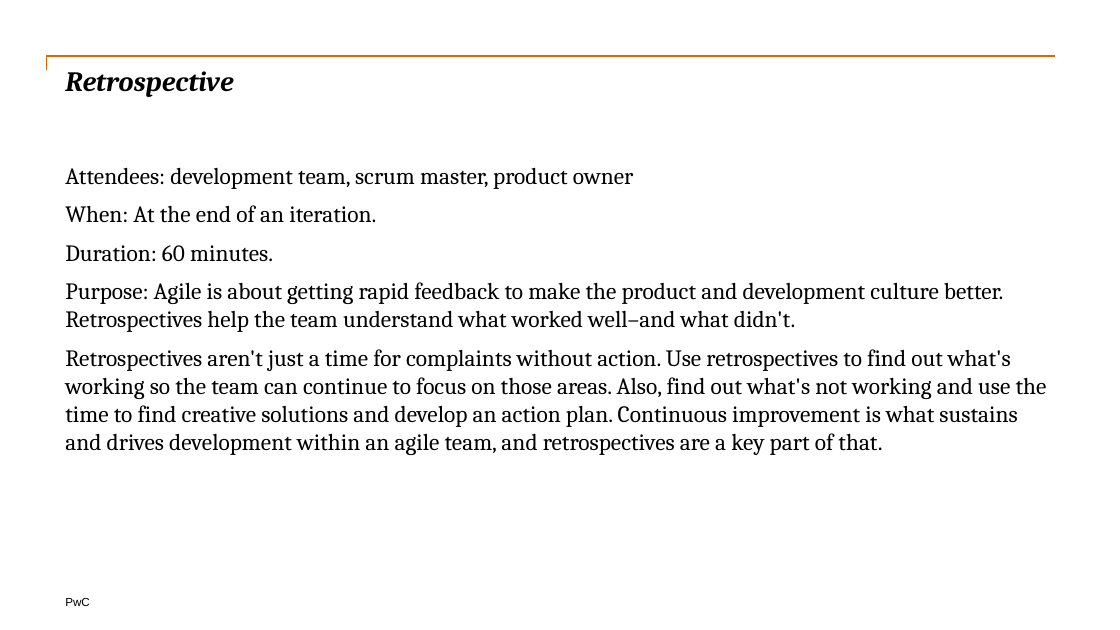
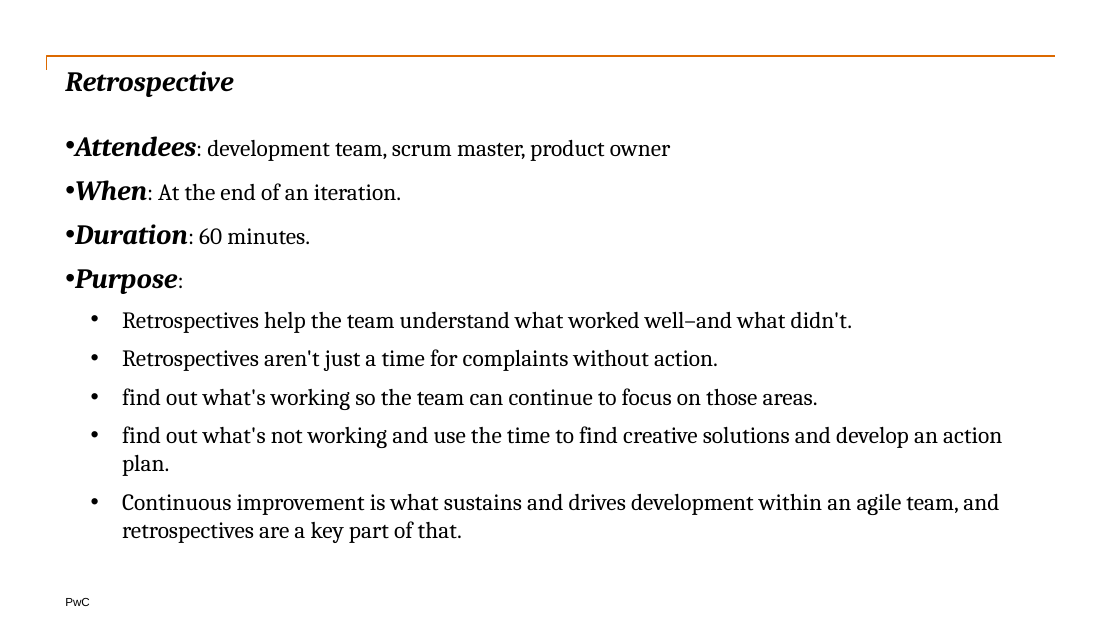
Before and after one commit to nadee158/reference_docs, a slide deck: slide 23 of doc/scrum_introduction.pptx (slide 15 before the commit). Drawn at 1120x630 pixels with LibreOffice and Linux fonts; fonts in the diff are those of the drawing. Boxes give left, top, right and bottom in pixels: in the first picture for what was removed or moved away, otherwise in the second. Text is boxed around its words. In the diff, an @@ line names an element or a change of style, - is before the commit and + after.

```diff
--- a/doc/scrum_introduction.pptx
+++ b/doc/scrum_introduction.pptx
@@ text "Attendees: development team, scrum master, ...": place and size @@
-text "Attendees: development team, scrum master, ..." at box(65, 167, 1047, 455)
+text "Attendees: development team, scrum master, ..." at box(75, 136, 1002, 543)
@@ text at box(75, 136, 671, 245): size 20 to 24 pt, bold on, italic on in "Attendees:", "When:", "Duration:"; bullet none to • @@
@@ text at box(75, 269, 1002, 543): text changed @@
-Purpose: Agile is about getting rapid feedback to make the product and development culture better. Retrospectives help the team understand what worked well–and what didn't.
-Retrospectives aren't just a time for complaints without action. Use retrospectives to find out what's working so the team can continue to focus on those areas. Also, find out what's not working and use the time to find creative solutions and develop an action plan. Continuous improvement is what sustains and drives development within an agile team, and retrospectives are a key part of that.
+• Purpose:
+    • Retrospectives help the team understand what worked well–and what didn't.
+    • Retrospectives aren't just a time for complaints without action.
+    • find out what's working so the team can continue to focus on those areas.
+    • find out what's not working and use the time to find creative solutions and develop an action plan.
+    • Continuous improvement is what sustains and drives development within an agile team, and retrospectives are a key part of that.
```
Also in this commit, not shown: 14 other slides changed, 15 slides added, 2 other files.
